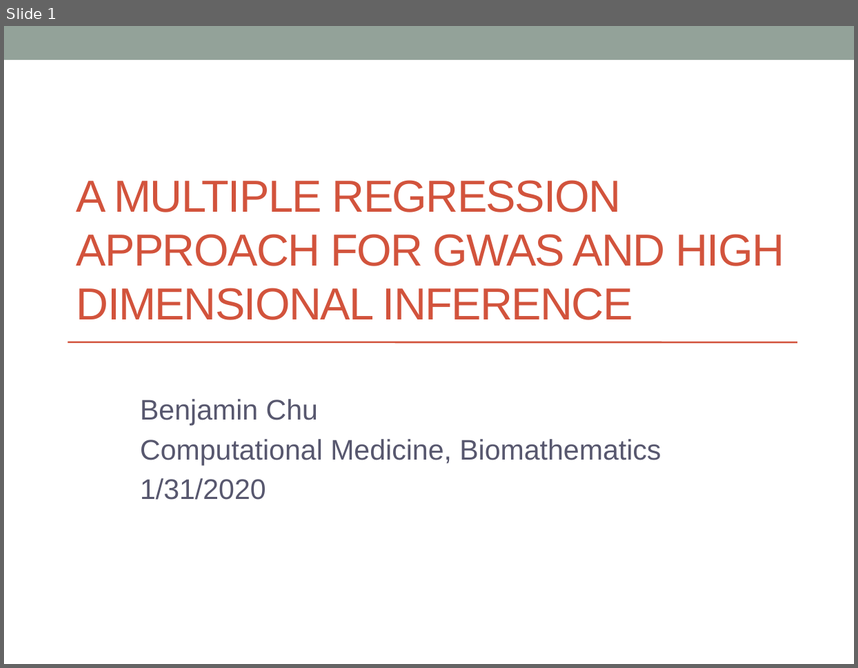
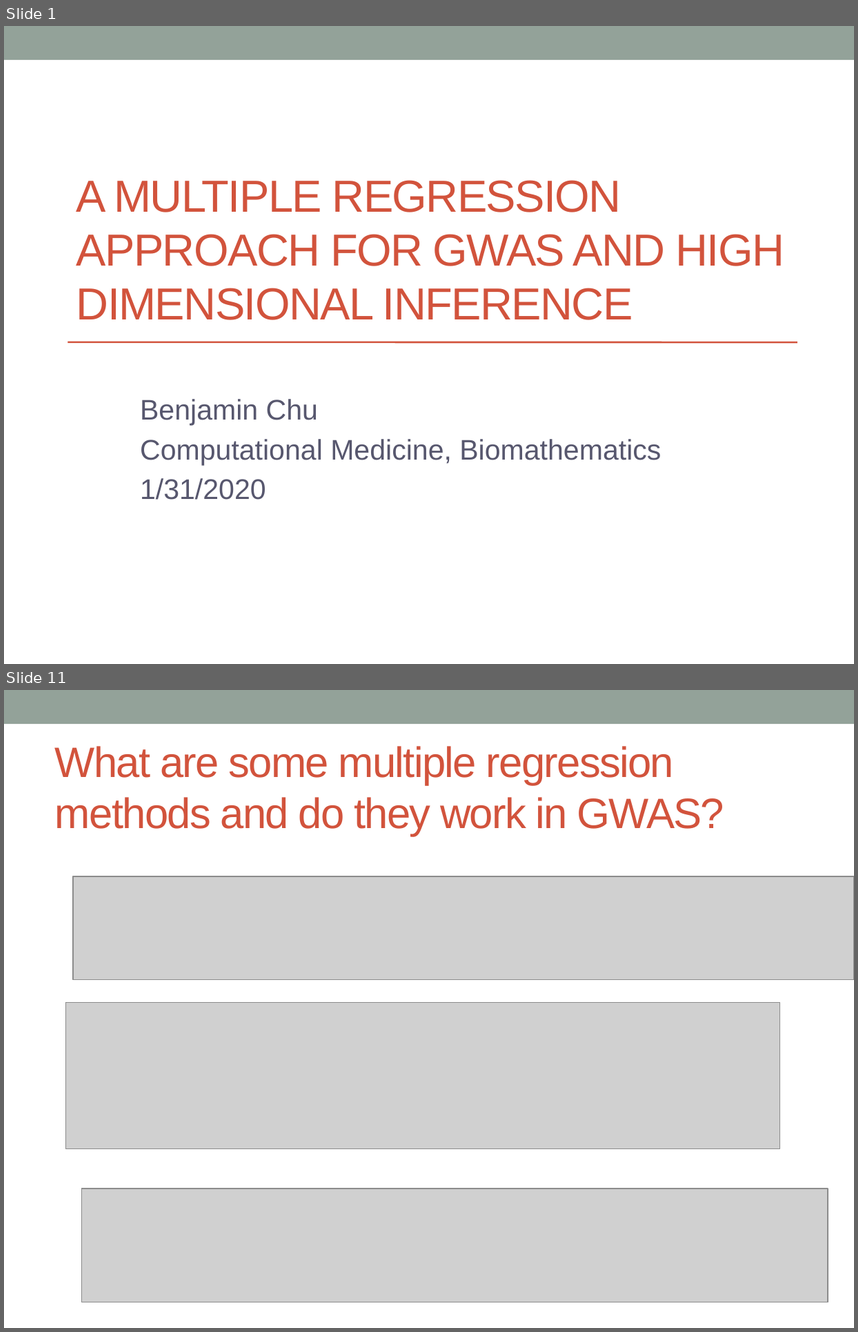
Before and after one commit to biona001/public-talks, a slide deck: QCBio luncheon 2020/Presentation1.pptx. Shown one above the other, each under a label of ours: slide 1 before the commit, slides 1 and 11 after it; the slides between them are not shown. The pictures are 858x668 and 858x1332 pixels, drawn with LibreOffice and Linux fonts; fonts in the diff are those of the drawing; grey boxes stand for pictures. Boxes give left, top, right and bottom in pixels: in the first picture for what was removed or moved away, otherwise in the second. Text is boxed around its words. In the diff, an @@ line names an element or a change of style, - is before the commit and + after.

Commit message:
QCBio: added slides up to multiple regression

```diff
--- a/QCBio luncheon 2020/Presentation1.pptx
+++ b/QCBio luncheon 2020/Presentation1.pptx
@@ slide 11 added at bbox=[4, 690, 854, 1328], background #FFFFFF; not listed: 1 template element that a slide beside it also shows @@
@@ title added at bbox=[55, 746, 724, 836], 36 pt, text #D2533C @@
+What are some multiple regression methods and do they work in GWAS?
@@ picture added at bbox=[73, 876, 854, 980] @@
@@ picture added at bbox=[65, 1002, 780, 1148] @@
@@ picture added at bbox=[82, 1188, 829, 1302] @@
```
Also in this commit, not shown: 2 slides changed, 8 other slides added, 4 other files.
